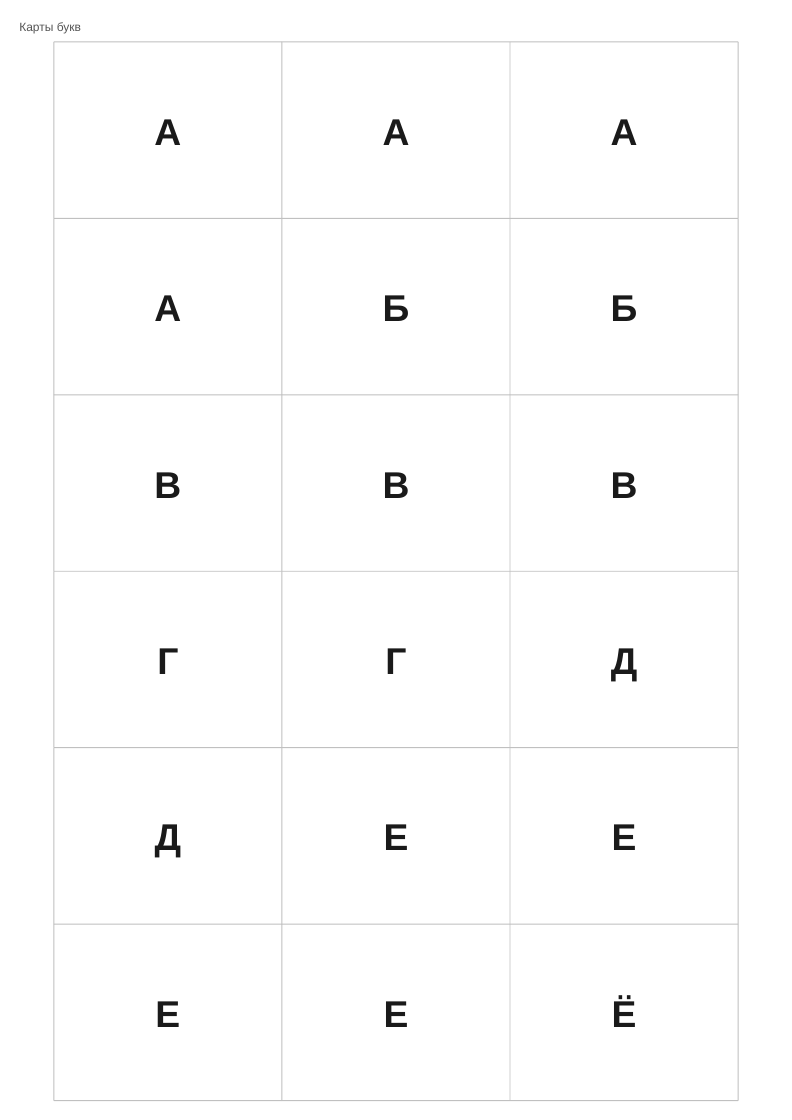
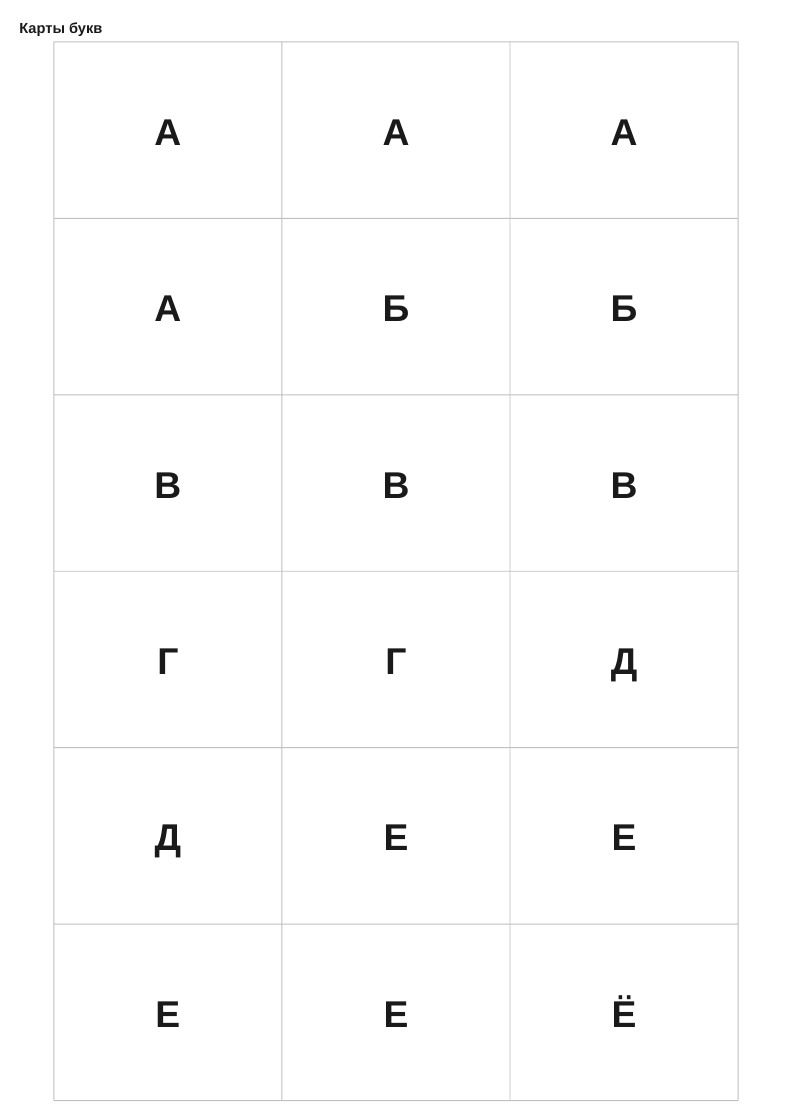
Before and after one commit to Tanion37/svet-moy-zerkalce, a slide deck: slide 1 of output/svet-moy-zerkalce-letters.pptx. Drawn at 792x1120 pixels with LibreOffice and Linux fonts; fonts in the diff are those of the drawing. Boxes give left, top, right and bottom in pixels: in the first picture for what was removed or moved away, otherwise in the second. Text is boxed around its words. In the diff, an @@ line names an element or a change of style, - is before the commit and + after.

```diff
--- a/output/svet-moy-zerkalce-letters.pptx
+++ b/output/svet-moy-zerkalce-letters.pptx
@@ text "Карты букв" at (19, 22, 102, 36): size 9 to 11 pt, text colour #555555 to #1A1A1A, bold on @@
```
Also in this commit, not shown: 3 other slides changed, 8 other files.
